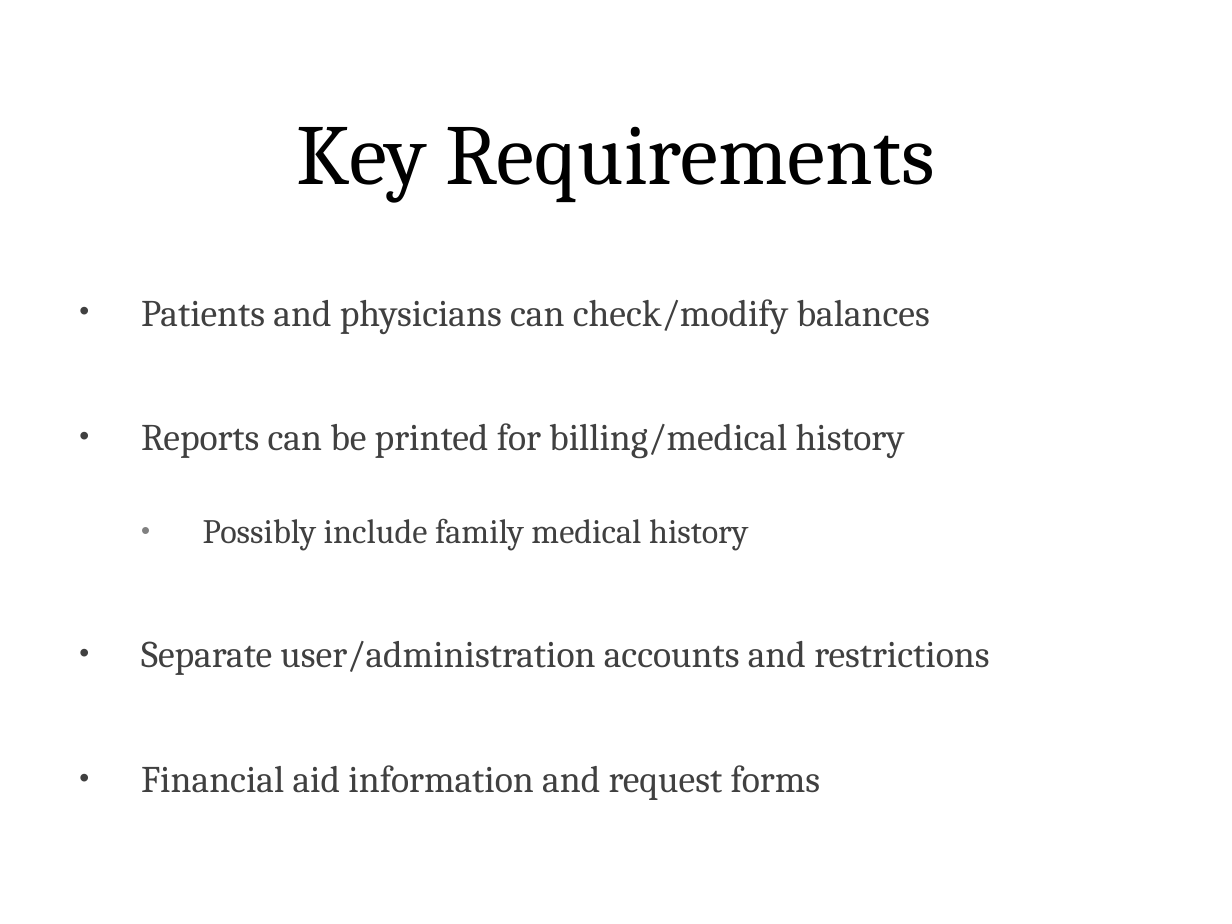
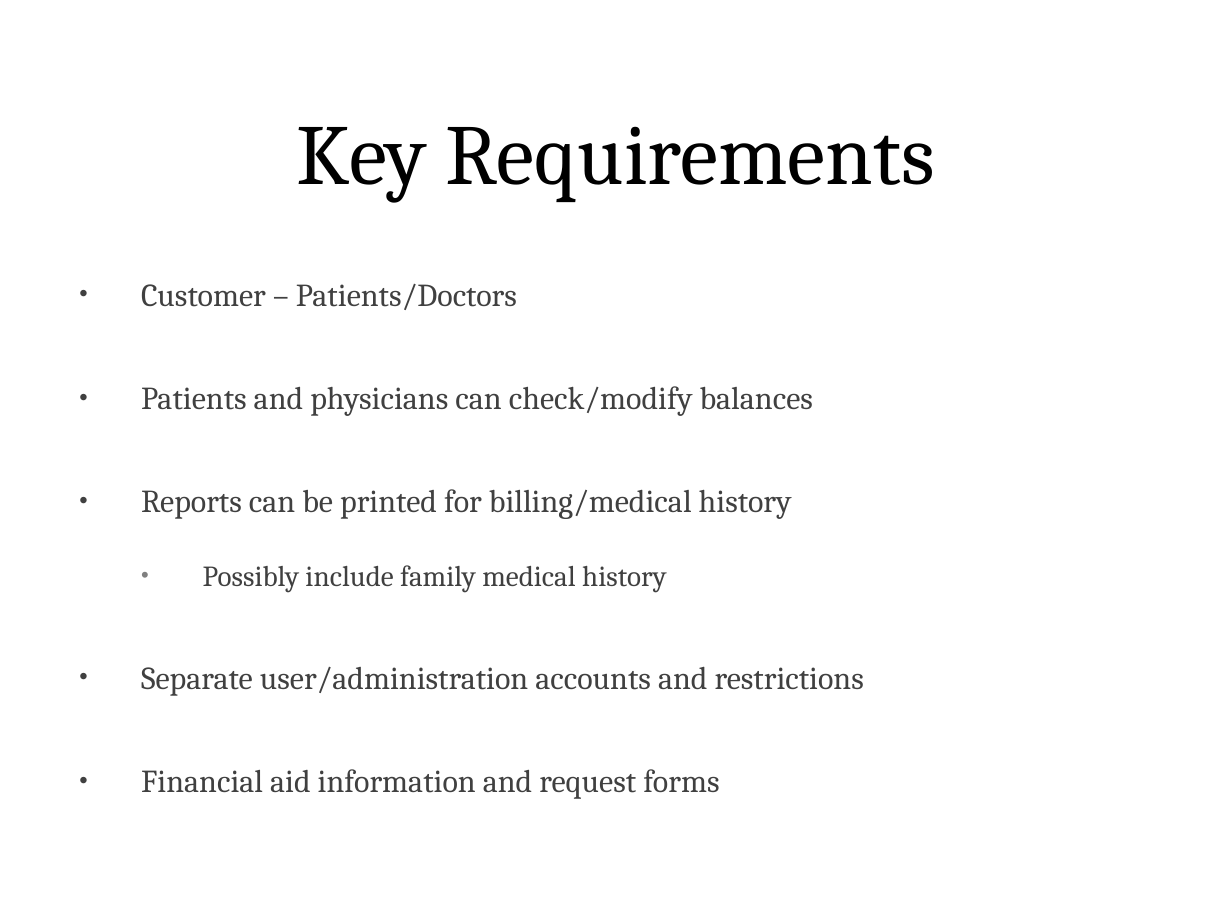
Before and after one commit to johnhoffman25/CSC3610-Project, a slide deck: slide 2 of Project Initial Presentation.pptx. Drawn at 1232x924 pixels with LibreOffice and Linux fonts; fonts in the diff are those of the drawing; background and template pictures are left out. Boxes give left, top, right and bottom in pixels: in the first picture for what was removed or moved away, otherwise in the second. Text is boxed around its words. In the diff, an @@ line names an element or a change of style, - is before the commit and + after.

```diff
--- a/Project Initial Presentation.pptx
+++ b/Project Initial Presentation.pptx
@@ text at (x1=141, y1=284, x2=517, y2=310): paragraph added @@
+• Customer – Patients/Doctors
@@ text at (x1=141, y1=386, x2=864, y2=799): size 22 to 18.7 pt in "Patients and physicians can check/modify balances", "Reports can be printed for billing/medical history", "Separate user/administration accounts and restrictions", "Financial aid information and request forms"; size 20 to 17 pt in "Possibly include family medical history"; line spacing 2 to 1.8 @@
```
